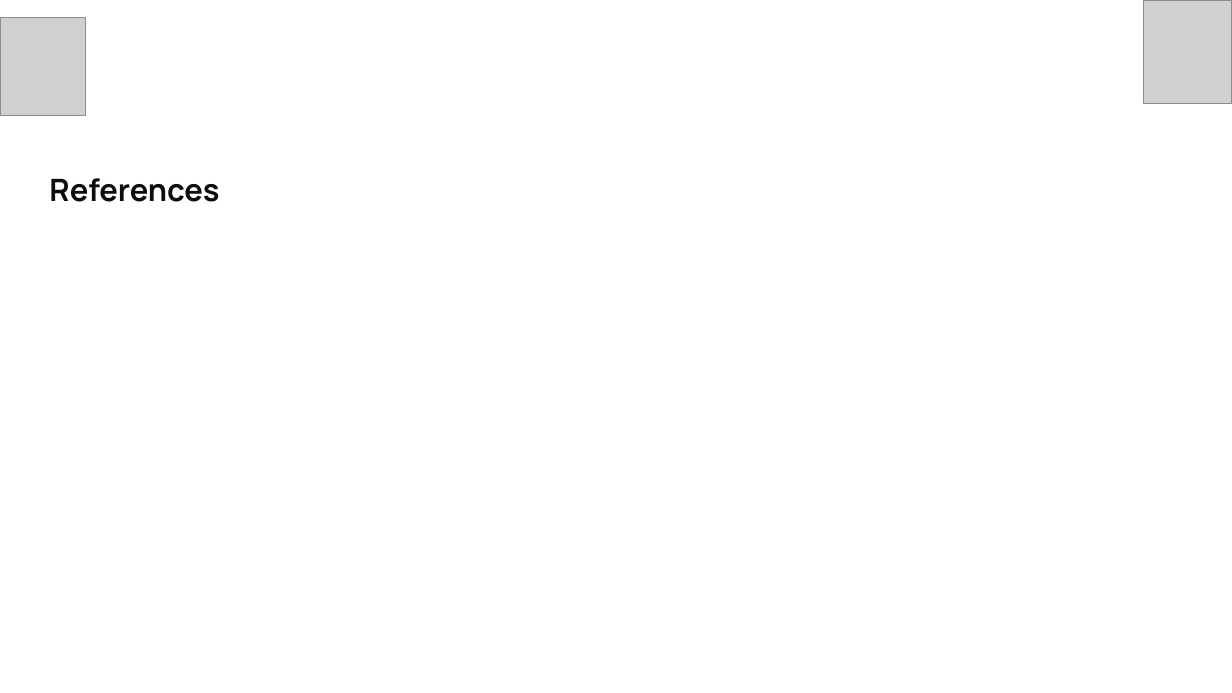
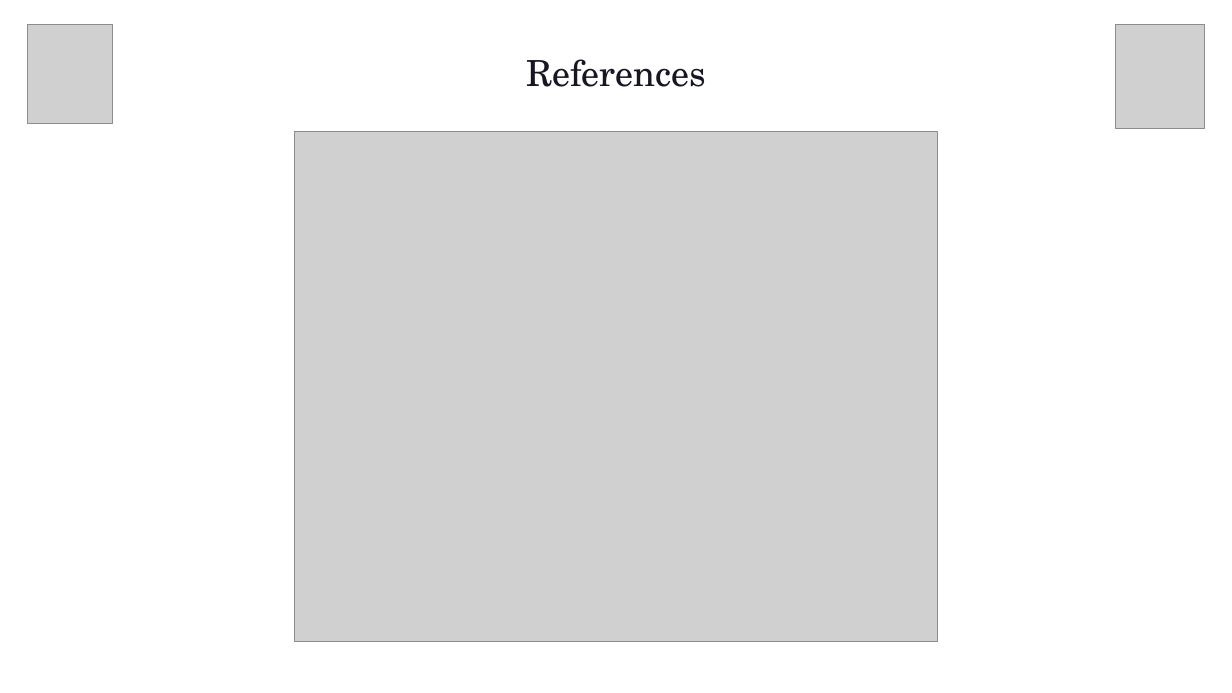
Before and after one commit to Sujay0610/Rapid_Project, a slide deck: slide 12 of docs/Rapid.pptx (slide 9 before the commit). Drawn at 1232x693 pixels with LibreOffice and Linux fonts; fonts in the diff are those of the drawing; grey boxes stand for pictures; background and template pictures are left out. Boxes give left, top, right and bottom in pixels: in the first picture for what was removed or moved away, otherwise in the second. Text is boxed around its words. In the diff, an @@ line names an element or a change of style, - is before the commit and + after.

```diff
--- a/docs/Rapid.pptx
+++ b/docs/Rapid.pptx
@@ picture moved from (x1=0, y1=18, x2=85, y2=116) to (x1=28, y1=24, x2=113, y2=123) @@
@@ picture moved from (x1=1143, y1=0, x2=1232, y2=104) to (x1=1116, y1=24, x2=1205, y2=128) @@
@@ text "References" moved from (x1=49, y1=178, x2=219, y2=202) to (x1=526, y1=59, x2=706, y2=87) @@
@@ text "References" at (x1=526, y1=59, x2=706, y2=87): size 24 to 28 pt, font Manrope to TeX Gyre Schola, text colour #0D0D0D to #161723, highlight none to #FFFFFF, bold off; alignment justified to centre; line spacing 1.5 to 1 @@
@@ picture added at (x1=294, y1=132, x2=938, y2=641) @@
```
Also in this commit, not shown: 6 other slides changed, 6 slides added, 3 slides removed.
